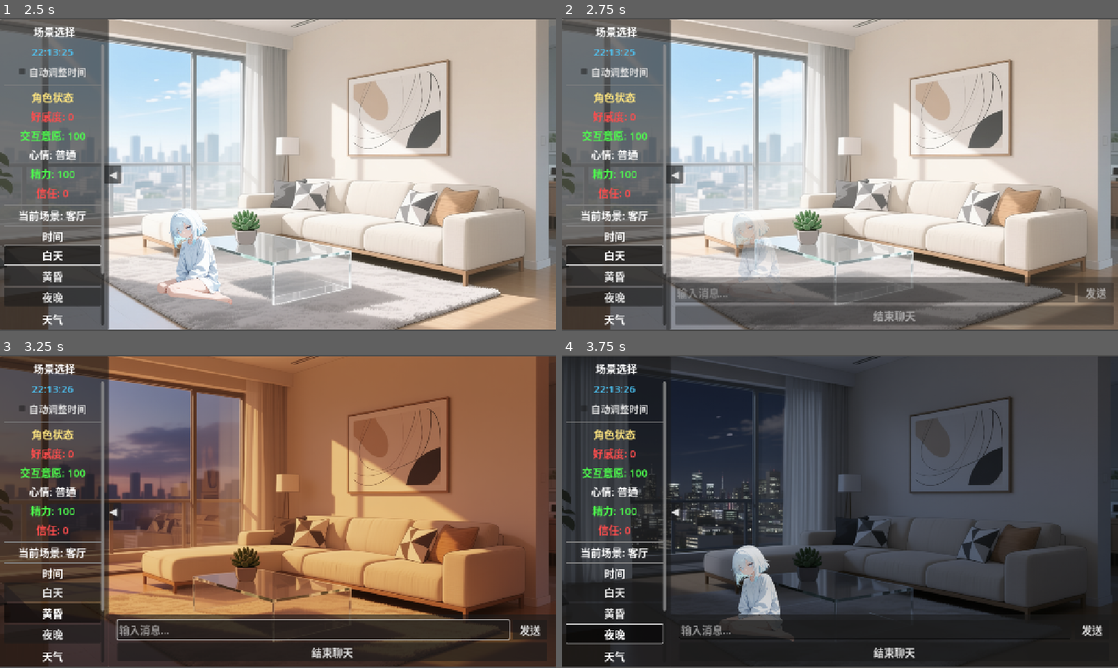
Above: before the commit, frames 1-4 (two rows, left to right).
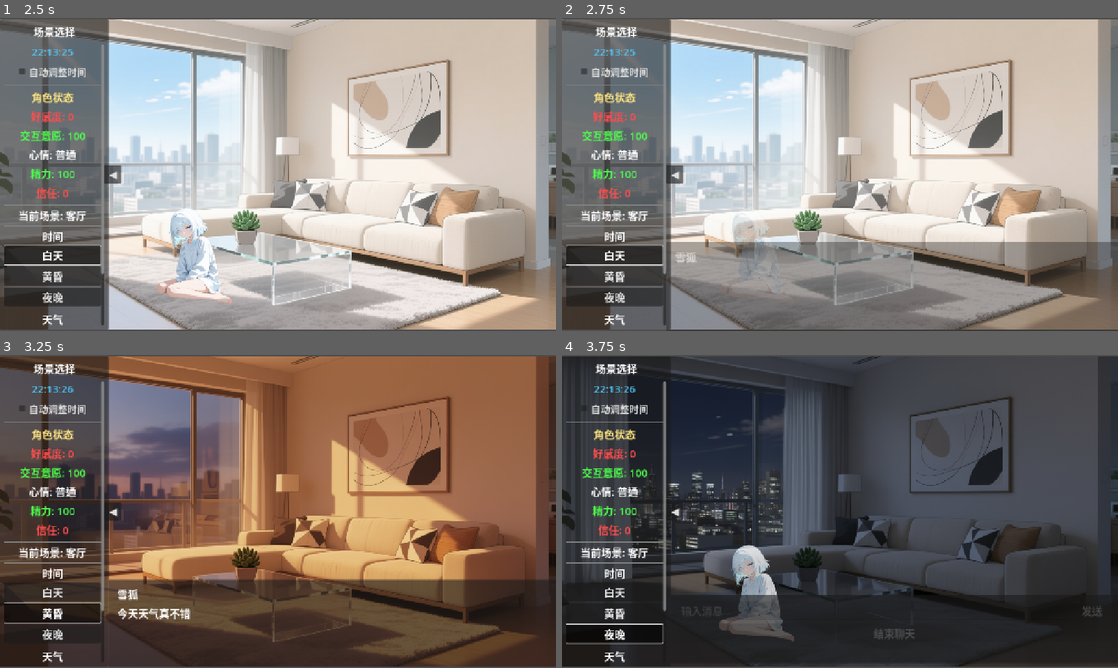
Above: after the commit, the same moments.

Repository: xhc2008/CABM-ED
Game: Godot game, scene res://scripts/main.tscn
The game is run twice, just before and just after one commit, with the same random seed, the same clock (stepped at 60 frames per second) and the same inputs.
Inputs (mouse positions are in pixels of both pictures, inside the frame that each line leads up to):
- Up to frame 1 (2.5 s): click (350, 202) at 0.5 s; click "自动调整时间" at 1.25 s; click "白天" at 2 s
- Up to frame 2 (2.75 s): no input
- Up to frame 3 (3.25 s): click "黄昏" at 2.75 s
- Up to frame 4 (3.75 s): click "夜晚" at 3.5 s

Frame 1 is identical in both runs. In frame 2, 17% of the frame differs, in the area x 18-100%, y 71-99%; in frame 3, 13%; in frame 4, 2.8%.

Commit message:
feat: 主被动对话

Diff:
--- a/config/character_presets.json
+++ b/config/character_presets.json
@@ -1,6 +1,7 @@
 {
   "livingroom": [
     {
+      "des":"趴在沙发上玩游戏",
       "image": "1.png",
       "scale": 0.9,
       "position": {
@@ -9,6 +10,7 @@
       }
     },
     {
+      "des":"坐在地上看电视",
       "image": "2.png",
       "scale": 1.0,
       "position": {
@@ -17,6 +19,7 @@
       }
     },
     {
+      "des":"坐在地上",
       "image": "3.png",
       "scale": 0.7,
       "position": {
@@ -25,6 +28,7 @@
       }
     },
     {
+      "des":"站着，看着窗外",
       "image": "4.png",
       "scale": 0.65,
       "position": {
--- a/config/interaction_config.json
+++ b/config/interaction_config.json
@@ -4,6 +4,7 @@
       "name": "聊天",
       "base_willingness": 150,
       "on_success": "start_chat",
+      "chat_mode": "passive",
       "on_failure": {
         "type": "message",
         "text": "{character_name}不想理你"
@@ -13,6 +14,7 @@
       "name": "进入角色所在场景",
       "base_willingness": 80,
       "on_success": "trigger_chat",
+      "chat_mode": "active",
       "on_failure": {
         "type": "none"
       }
@@ -21,6 +23,7 @@
       "name": "离开角色所在场景",
       "base_willingness": 40,
       "on_success": "trigger_chat",
+      "chat_mode": "active",
       "on_failure": {
         "type": "none"
       }
@@ -29,6 +32,7 @@
       "name": "点击角色",
       "base_willingness": 120,
       "on_success": "start_chat",
+      "chat_mode": "passive",
       "on_failure": {
         "type": "message",
         "text": "{character_name}似乎没注意到你"
@@ -38,6 +42,7 @@
       "name": "送礼物",
       "base_willingness": 200,
       "on_success": "start_chat",
+      "chat_mode": "active",
       "on_failure": {
         "type": "message",
         "text": "{character_name}现在不想收礼物"
@@ -47,6 +52,7 @@
       "name": "摸头",
       "base_willingness": 100,
       "on_success": "start_chat",
+      "chat_mode": "active",
       "on_failure": {
         "type": "message",
         "text": "{character_name}躲开了"
@@ -56,6 +62,7 @@
       "name": "呼唤名字",
       "base_willingness": 90,
       "on_success": "start_chat",
+      "chat_mode": "active",
       "on_failure": {
         "type": "message",
         "text": "{character_name}没有回应"
--- a/scripts/chat_dialog.gd
+++ b/scripts/chat_dialog.gd
@@ -153,9 +153,25 @@
 	character_name_label.text = app_config.get("character_name", "角色")
 	custom_minimum_size.y = REPLY_HEIGHT
 
-func show_dialog():
+func show_dialog(mode: String = "passive"):
+	"""
+	显示对话框
+	mode: "passive" = 用户先说（输入模式）, "active" = 角色先说（回复模式）
+	"""
 	visible = true
 	pivot_offset = size / 2.0
+
+	# 根据模式设置初始状态
+	if mode == "active":
+		# 角色主动说话，直接进入回复模式
+		_setup_reply_mode()
+		# 获取随机回复作为开场白
+		var replies = app_config.get("preset_replies", ["你好！"])
+		var reply = replies[randi() % replies.size()]
+		message_label.text = ""  # 清空消息
+	else:
+		# 用户先说话，进入输入模式
+		_setup_input_mode()
 
 	# 展开动画
 	var tween = create_tween()
@@ -163,10 +179,18 @@
 	tween.tween_property(self, "modulate:a", 1.0, ANIMATION_DURATION)
 	tween.tween_property(self, "scale", Vector2.ONE, ANIMATION_DURATION).set_trans(Tween.TRANS_BACK).set_ease(Tween.EASE_OUT)
 
-	# 聚焦输入框
 	await tween.finished
-	if is_input_mode:
-		input_field.grab_focus()
+
+	# 根据模式执行后续操作
+	if mode == "active":
+		# 角色主动模式：开始打字效果
+		var replies = app_config.get("preset_replies", ["你好！"])
+		var reply = replies[randi() % replies.size()]
+		_start_typing_effect(reply)
+	else:
+		# 被动模式：聚焦输入框
+		if is_input_mode:
+			input_field.grab_focus()
 
 func hide_dialog():
 	pivot_offset = size / 2.0
--- a/scripts/main.gd
+++ b/scripts/main.gd
@@ -311,15 +311,17 @@
 			var interaction_mgr = get_node("/root/InteractionManager")
 			var success = interaction_mgr.try_interaction("chat")
 			if success:
+				# 获取聊天模式
+				var chat_mode = _get_chat_mode_for_action("chat")
 				# 开始聊天
 				character.start_chat()
-				chat_dialog.show_dialog()
+				chat_dialog.show_dialog(chat_mode)
 				# 禁用右侧点击区域
 				right_click_area.mouse_filter = Control.MOUSE_FILTER_IGNORE
 		else:
 			# 如果管理器未加载，直接开始聊天
 			character.start_chat()
-			chat_dialog.show_dialog()
+			chat_dialog.show_dialog("passive")
 			# 禁用右侧点击区域
 			right_click_area.mouse_filter = Control.MOUSE_FILTER_IGNORE
 
@@ -442,9 +444,31 @@
 
 		# 确保角色可见且不在聊天状态
 		if character.visible and not character.is_chatting:
+			# 获取聊天模式
+			var chat_mode = _get_chat_mode_for_action(action_id)
 			character.start_chat()
-			chat_dialog.show_dialog()
+			chat_dialog.show_dialog(chat_mode)
 			# 禁用右侧点击区域
 			right_click_area.mouse_filter = Control.MOUSE_FILTER_IGNORE
 	else:
 		print("场景交互失败: ", action_id)
+
+func _get_chat_mode_for_action(action_id: String) -> String:
+	"""获取指定动作的聊天模式"""
+	var config_path = "res://config/interaction_config.json"
+	if not FileAccess.file_exists(config_path):
+		return "passive"
+
+	var file = FileAccess.open(config_path, FileAccess.READ)
+	var json_string = file.get_as_text()
+	file.close()
+
+	var json = JSON.new()
+	if json.parse(json_string) != OK:
+		return "passive"
+
+	var config = json.data
+	var actions = config.get("actions", {})
+	var action = actions.get(action_id, {})
+
+	return action.get("chat_mode", "passive")
